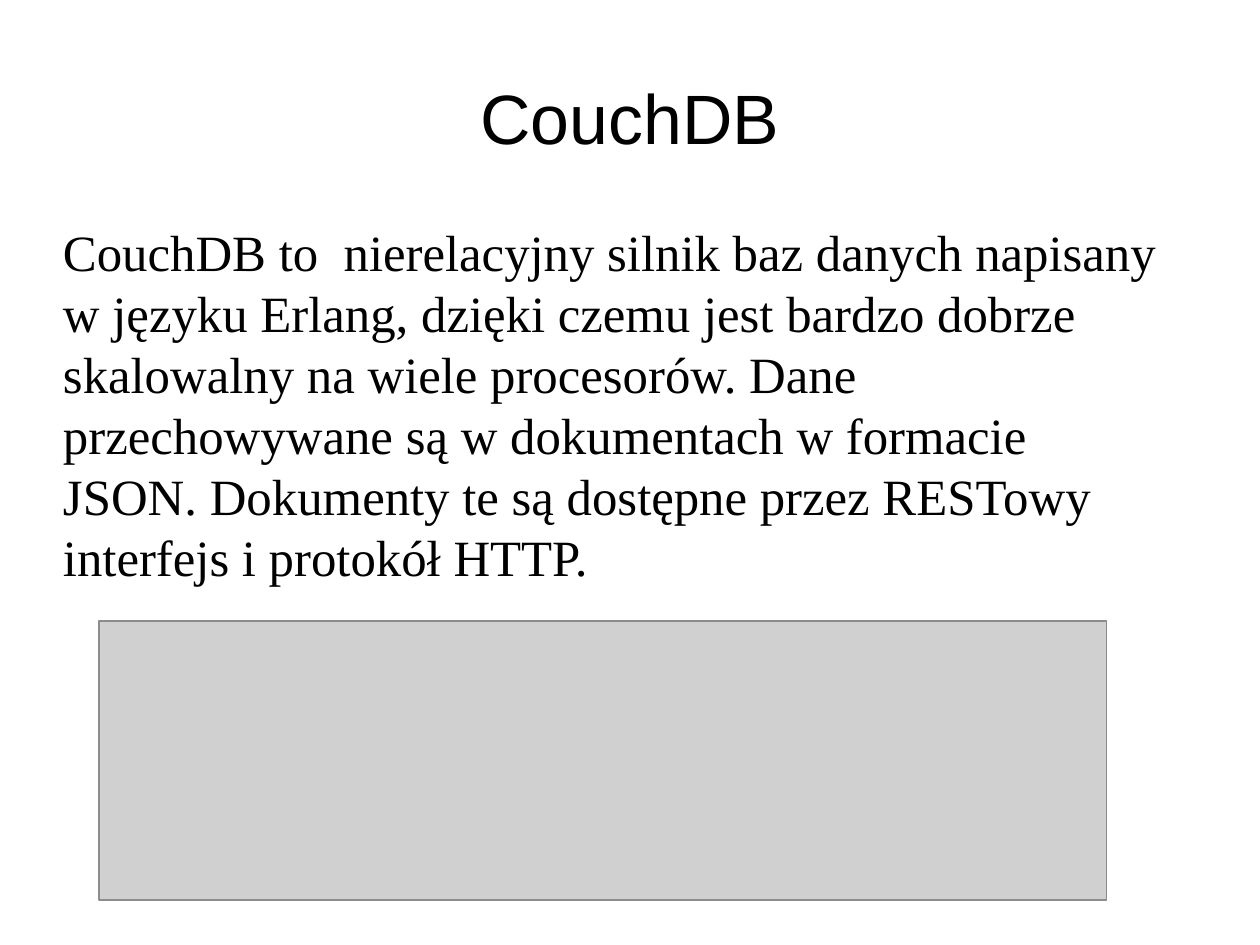
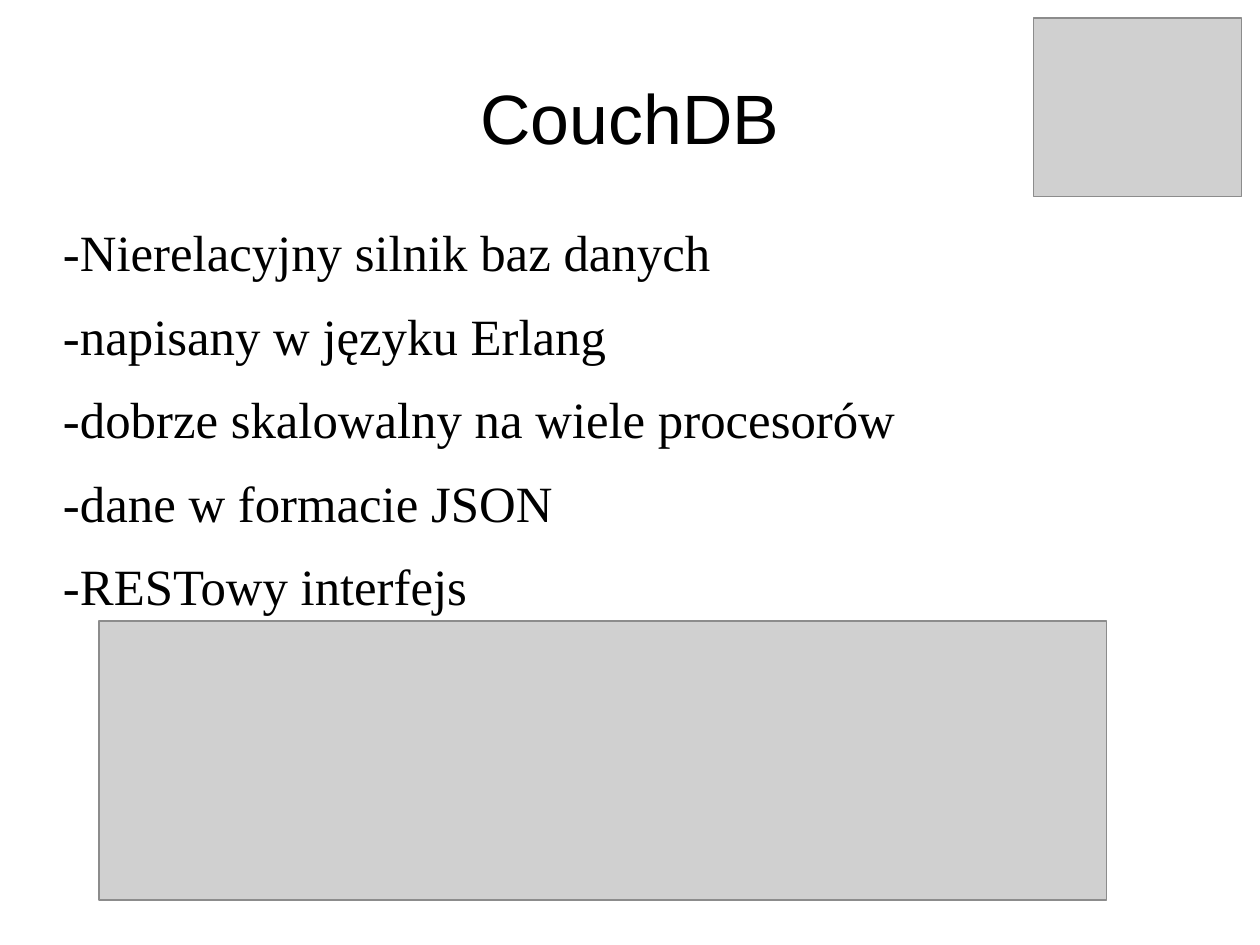
Before and after one commit to pawnow/ProjektErlang, a slide deck: slide 3 of prezentacja.odp. Drawn at 1260x945 pixels with LibreOffice and Linux fonts; fonts in the diff are those of the drawing; grey boxes stand for pictures. Boxes give left, top, right and bottom in pixels: in the first picture for what was removed or moved away, otherwise in the second. Text is boxed around its words. In the diff, an @@ line names an element or a change of style, - is before the commit and + after.

```diff
--- a/prezentacja.odp
+++ b/prezentacja.odp
@@ picture added at (1034,18,1242,197) @@
@@ text at (63,235,895,616): text changed @@
-CouchDB to nierelacyjny silnik baz danych napisany w języku Erlang, dzięki czemu jest bardzo dobrze skalowalny na wiele procesorów. Dane przechowywane są w dokumentach w formacie JSON. Dokumenty te są dostępne przez RESTowy interfejs i protokół HTTP.
+-Nierelacyjny silnik baz danych
+-napisany w języku Erlang
+-dobrze skalowalny na wiele procesorów
+-dane w formacie JSON
+-RESTowy interfejs
```
Also in this commit, not shown: 10 other slides changed, 4 slides added, 4 slides removed.
